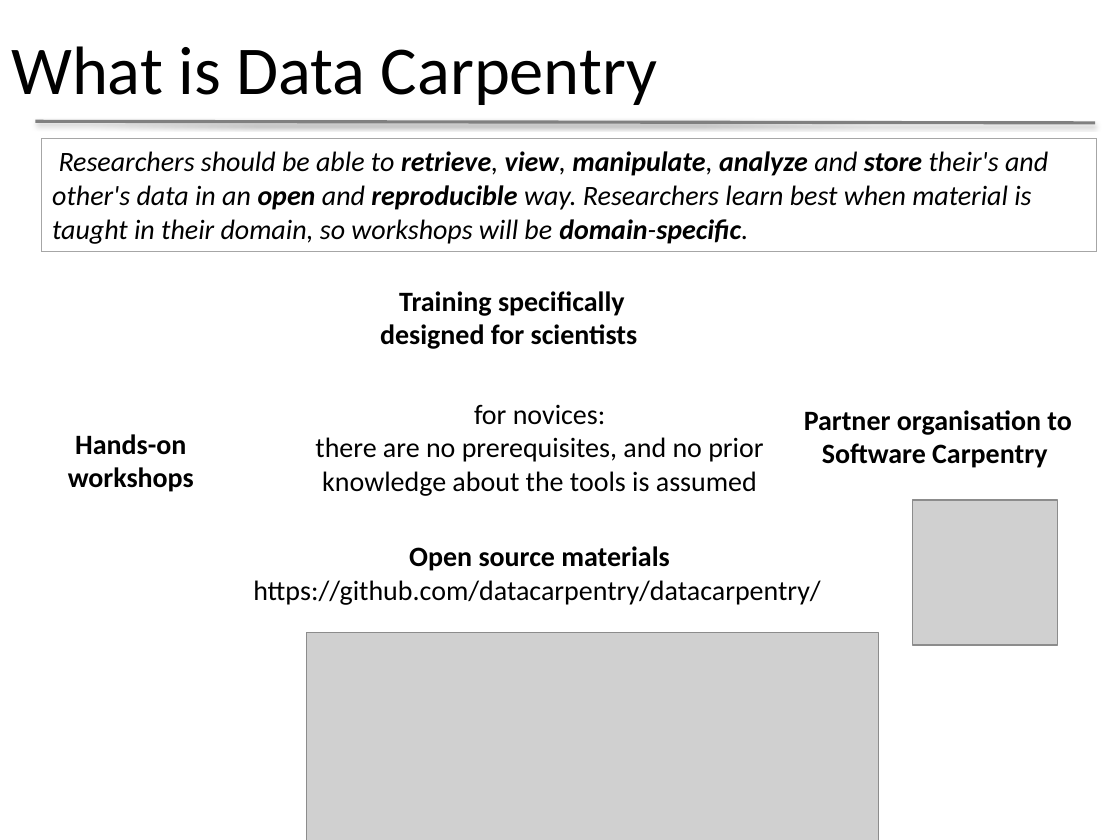
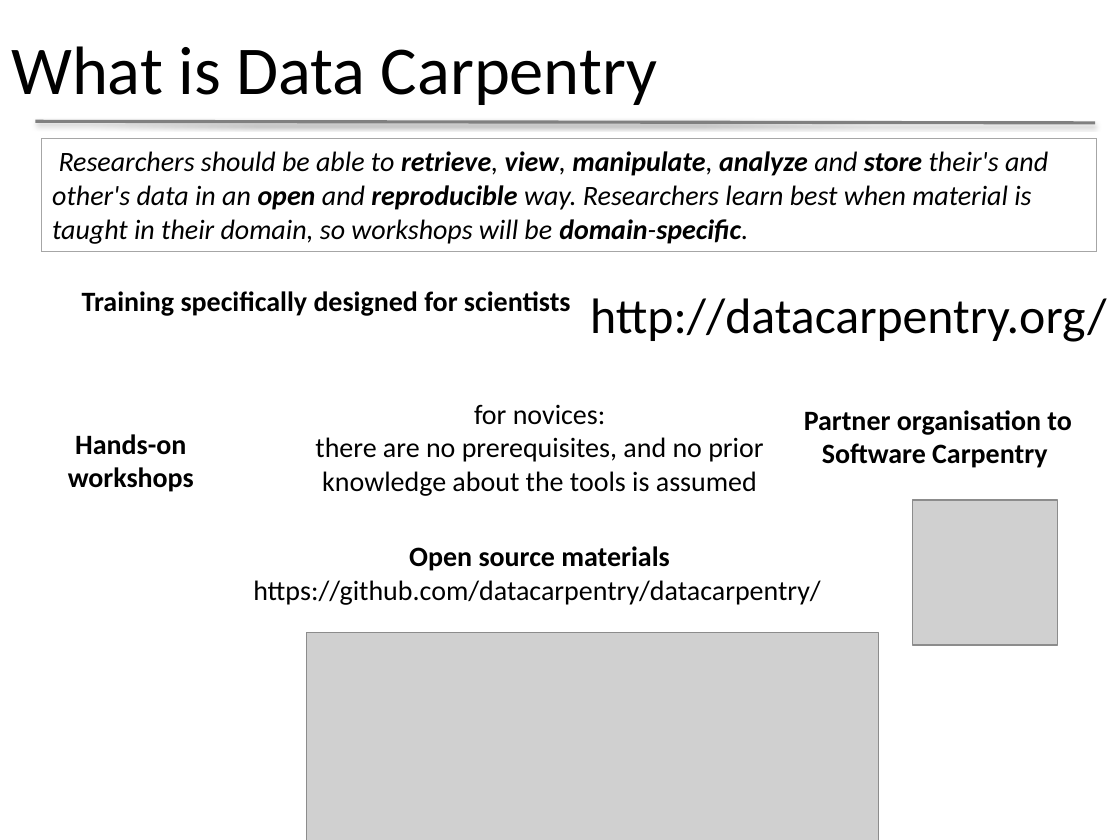
Before and after one commit to datacarpentry/presentations, a slide deck: slide 2 of IDCC2015_Data_Carpentry.pptx. Drawn at 1120x840 pixels with LibreOffice and Linux fonts; fonts in the diff are those of the drawing; grey boxes stand for pictures; background and template pictures are left out. Boxes give left, top, right and bottom in pixels: in the first picture for what was removed or moved away, otherwise in the second. Text is boxed around its words. In the diff, an @@ line names an element or a change of style, - is before the commit and + after.

Commit message:
updated slides

```diff
--- a/IDCC2015_Data_Carpentry.pptx
+++ b/IDCC2015_Data_Carpentry.pptx
@@ text "Training specifically designed for scientists" rewrapped from (380, 291, 638, 349) to (82, 291, 571, 316) @@
@@ text added at (590, 298, 1106, 342), 32 pt, text #000000 @@
+http://datacarpentry.org/
```
Also in this commit, not shown: 1 other slide changed.
